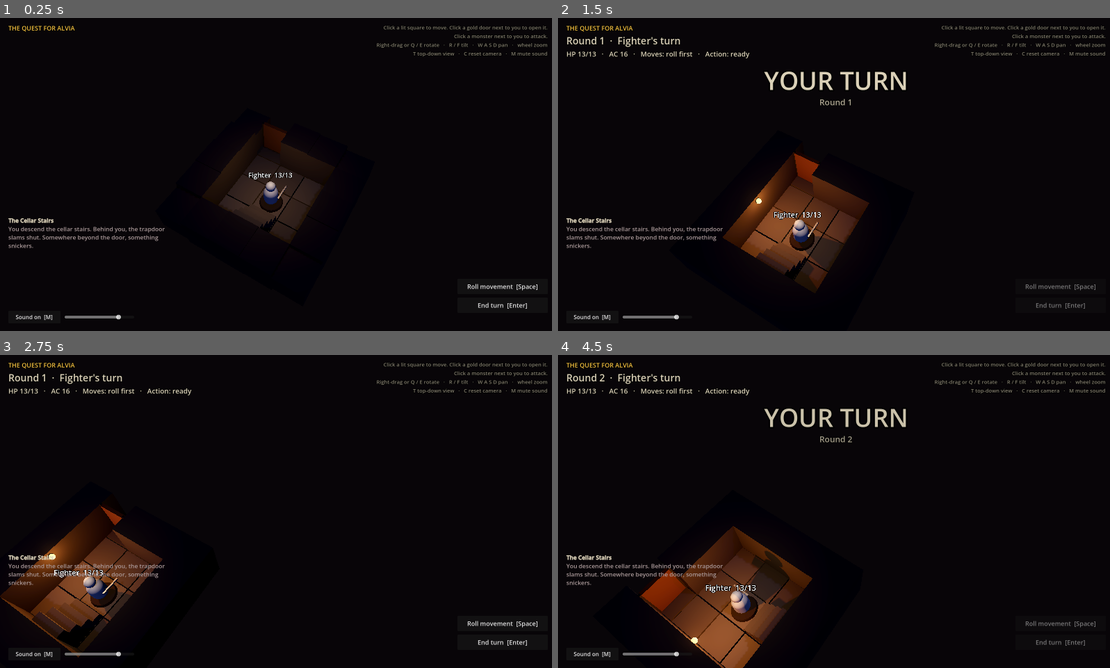
Above: before the commit, frames 1-4 (two rows, left to right).
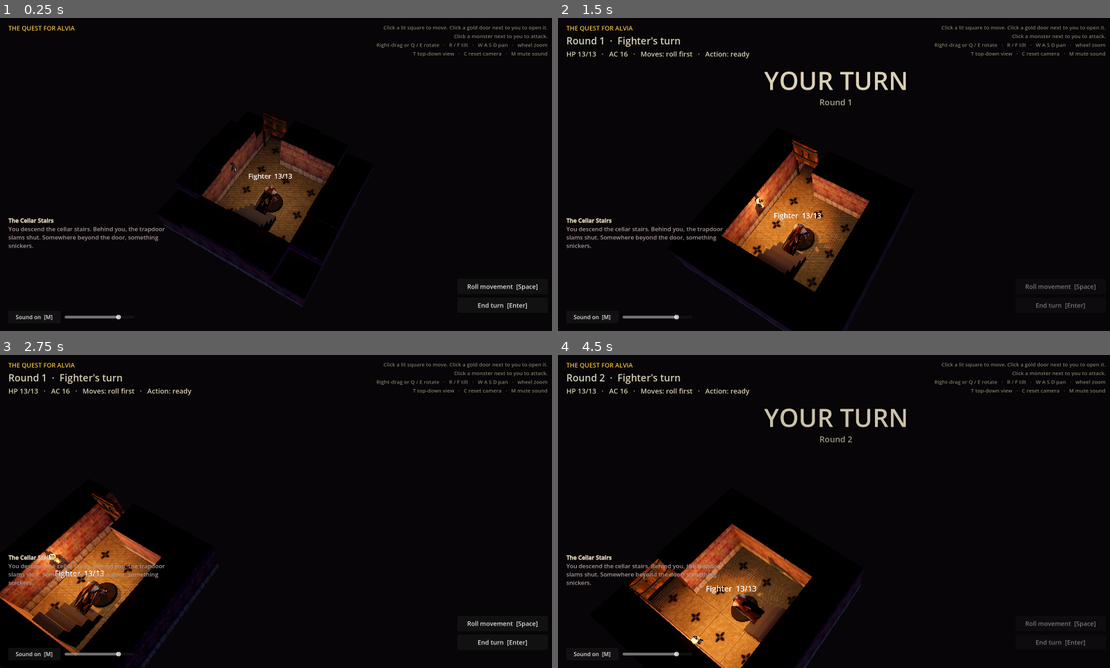
Above: after the commit, the same moments.

Repository: robertdavidsson77-pixel/quest-for-alvia
Game: Godot game, scene res://scenes/main.tscn
Same seed, same stepped clock (60 frames per second), same inputs: the game is played once before the commit and once after it.
Inputs (mouse positions are in pixels of both pictures, inside the frame that each line leads up to):
- Up to frame 1 (0.25 s): no input
- Up to frame 2 (1.5 s): click "End turn [Enter]" at 0.5 s; tap A at 1.25 s; move the mouse to (960, 158) at 1.27 s; hold D from 1.28 s (still down); tap C at 1.35 s; click (960, 158) at 1.42 s
- Up to frame 3 (2.75 s): tap Space at 1.52 s; release D at 2 s; tap A at 2 s; drag from (165, 527) to (248, 574) at 2.02 s
- Up to frame 4 (4.5 s): click "End turn [Enter]" at 2.75 s; tap A at 3.5, 4.25 s; move the mouse to (889, 442) at 3.52 s; hold D 3.53-4.25 s; hold Q 3.53-4.25 s; drag from (806, 574) to (668, 464) at 4.27 s

The runs differ from the first frame. In frame 1, 4.4% of the frame differs, in the area x 29-61%, y 30-93%; in frame 2, 5.5%; in frame 3, 6.1%; in frame 4, 6.8%, in the area x 12-55%, y 53-100%.

Commit message:
Real 3D models: OpenDungeons knight, goblin and dungeon tiles
The Fighter and the goblin now use animated OpenDungeons models (idle,
walk, attack, death); the floor, walls, doors, bookcases and wall lamps
use its Dungeon Keeper-style tiles. Orc, skeleton and necromancer units
are added for the coming level design. Hit flashes, the rise from the
dark and death darkening now use an overlay material that works on any
model. Credits in models/CREDITS.md and on the end screen.

Co-Authored-By: Claude Opus 5.5 (1M context) <noreply@anthropic.com>
Claude-Session: https://claude.ai/code/session_01983t8DFBKr3ytXG8xhdVw4

Diff:
--- a/data/units/fighter.tres
+++ b/data/units/fighter.tres
@@ -15,4 +15,5 @@
 damage_bonus = 3
 speed = 0
 color = Color(0.4, 0.45, 0.55, 1)
-model_height = 1.0
+model_height = 0.95
+model_path = "res://models/creatures/knight.glb"
--- a/data/units/goblin.tres
+++ b/data/units/goblin.tres
@@ -17,3 +17,5 @@
 color = Color(0.35, 0.5, 0.2, 1)
 model_height = 0.75
 voice = "goblin"
+model_path = "res://models/creatures/goblin.glb"
+eye_height = 0.86
--- /dev/null
+++ b/data/units/necromancer.tres
@@ -0,0 +1,21 @@
+[gd_resource type="Resource" script_class="UnitStats" load_steps=2 format=3]
+
+[ext_resource type="Script" path="res://scripts/unit_stats.gd" id="1_stats"]
+
+[resource]
+script = ExtResource("1_stats")
+display_name = "Necromancer"
+is_hero = false
+max_hp = 22
+armor_class = 12
+attack_bonus = 5
+weapon_name = "bone staff"
+damage_dice_count = 1
+damage_die = 8
+damage_bonus = 2
+speed = 6
+color = Color(0.35, 0.3, 0.4, 1)
+model_height = 1.15
+voice = ""
+model_path = "res://models/creatures/lich.glb"
+eye_height = 0.88
--- /dev/null
+++ b/data/units/orc.tres
@@ -0,0 +1,21 @@
+[gd_resource type="Resource" script_class="UnitStats" load_steps=2 format=3]
+
+[ext_resource type="Script" path="res://scripts/unit_stats.gd" id="1_stats"]
+
+[resource]
+script = ExtResource("1_stats")
+display_name = "Orc"
+is_hero = false
+max_hp = 15
+armor_class = 13
+attack_bonus = 5
+weapon_name = "greataxe"
+damage_dice_count = 1
+damage_die = 12
+damage_bonus = 3
+speed = 6
+color = Color(0.3, 0.35, 0.2, 1)
+model_height = 1.05
+voice = "goblin"
+model_path = "res://models/creatures/orc.glb"
+eye_height = 0.85
--- /dev/null
+++ b/data/units/skeleton.tres
@@ -0,0 +1,21 @@
+[gd_resource type="Resource" script_class="UnitStats" load_steps=2 format=3]
+
+[ext_resource type="Script" path="res://scripts/unit_stats.gd" id="1_stats"]
+
+[resource]
+script = ExtResource("1_stats")
+display_name = "Skeleton"
+is_hero = false
+max_hp = 13
+armor_class = 13
+attack_bonus = 4
+weapon_name = "rusted sword"
+damage_dice_count = 1
+damage_die = 6
+damage_bonus = 2
+speed = 6
+color = Color(0.8, 0.78, 0.7, 1)
+model_height = 0.95
+voice = ""
+model_path = "res://models/creatures/skeleton.glb"
+eye_height = 0.9
--- a/scripts/board.gd
+++ b/scripts/board.gd
@@ -13,6 +13,7 @@
 const WALKABLE_CHARS := ".Hg"   # room squares you can stand on (the rest is furniture)
 const REVEAL_STAGGER := 0.07    # seconds of delay per square of distance from the door
 const TORCH_GAP := 0.45         # torches in a new room catch light one after another
+const DUNGEON := "res://models/dungeon/%s.glb"
 
 var width := 0
 var height := 0
@@ -350,13 +351,31 @@
 # --- Building pieces -------------------------------------------------------
 
 func _add_floor(cell: Vector2i) -> void:
-	var shade := randf_range(0.17, 0.24)
-	var tile := _box(Vector3(0.96, 0.1, 0.96), Color(shade, shade * 0.95, shade * 0.9))
-	tile.position = cell_to_world(cell) + Vector3(0, -0.05, 0)
+	var tile := _model("floor", 1.0, true)
+	tile.position = cell_to_world(cell)
+	# Turn each tile a random quarter, so the pattern doesn't repeat.
+	tile.rotation_degrees.y = 90 * randi_range(0, 3)
 	_register(tile, [room_at(cell)])
 
 
-## Placeholder furniture: simple boxes until we have real models.
+## A dungeon model from res://models/dungeon, `width` squares wide, in its own
+## node so it can pop in and sink away around its base.
+func _model(name: String, width: float, top := false) -> Node3D:
+	var holder := Node3D.new()
+	holder.add_child(Models.fitted(DUNGEON % name, width, top))
+	add_child(holder)
+	return holder
+
+
+## Turns furniture at `cell` to face away from the wall behind it.
+func _face_room(node: Node3D, cell: Vector2i) -> void:
+	for d in DIRECTIONS:
+		if _is_wall(cell + d):
+			node.basis = Basis.looking_at(Vector3(-d.x, 0, -d.y))
+			return
+
+
+## Furniture: a real model for bookcases, boxes for the rest (for now).
 func _add_furniture(cell: Vector2i, c: String) -> void:
 	var base := cell_to_world(cell)
 	var room := [room_at(cell)]
@@ -373,8 +392,9 @@
 			band.position = base + Vector3(0, 0.3, 0)
 			_register(band, room)
 		"B":  # bookcase
-			var shelf := _box(Vector3(0.9, 1.4, 0.4), Color(0.22, 0.13, 0.08))
-			shelf.position = base + Vector3(0, 0.7, 0)
+			var shelf := _model("bookshelf", 0.95)
+			shelf.position = base
+			_face_room(shelf, cell)
 			_register(shelf, room)
 		"S":  # stairs, climbing towards the nearest wall
 			var up := Vector2i.DOWN
@@ -396,9 +416,13 @@
 	var rooms := _rooms_around(cell, true)
 	if rooms.is_empty():
 		return  # buried in rock, never seen
-	var wall := _box(Vector3(1.0, WALL_HEIGHT, 1.0), Color(0.13, 0.12, 0.12))
-	wall.position = cell_to_world(cell) + Vector3(0, WALL_HEIGHT / 2.0 - 0.1, 0)
+	var wall := _model("wall", 1.0)
+	wall.position = cell_to_world(cell)
 	_register(wall, rooms)
+	# The wall model is open on top; a dark stone cap closes it.
+	var cap := _box(Vector3(1.0, 0.04, 1.0), Color(0.07, 0.06, 0.06))
+	cap.position = Vector3(0, WALL_HEIGHT + 0.01, 0)
+	cap.reparent(wall, false)
 	if torch:
 		_add_torch(cell)
 
@@ -412,6 +436,11 @@
 	var dir := Vector3(inward.x, 0, inward.y)
 	var pos := cell_to_world(cell) + dir * 0.55 + Vector3(0, 1.1, 0)
 	var rooms := [room_at(cell + inward)]
+
+	var lamp := _model("lamp", 0.25)
+	lamp.position = cell_to_world(cell) + dir * 0.55 + Vector3(0, 0.75, 0)
+	lamp.basis = Basis.looking_at(dir)
+	_register(lamp, rooms)
 
 	var flame_mat := StandardMaterial3D.new()
 	flame_mat.albedo_color = Color(1, 0.6, 0.2)
@@ -446,14 +475,15 @@
 	_add_floor_under_door(cell, rooms)
 	# The door runs along the wall line: walls to its left and right, or above and below.
 	var along_x := _is_wall(cell + Vector2i.LEFT) or _is_wall(cell + Vector2i.RIGHT)
-	var size := Vector3(0.9, WALL_HEIGHT - 0.1, 0.12) if along_x else Vector3(0.12, WALL_HEIGHT - 0.1, 0.9)
-	var color := Color(0.25, 0.15, 0.08) if not locked else Color(0.18, 0.1, 0.06)
-	var panel := _box(size, color)
-	panel.position = cell_to_world(cell) + Vector3(0, (WALL_HEIGHT - 0.1) / 2.0, 0)
+	var panel := _model("door", 0.9)
+	panel.position = cell_to_world(cell)
+	if not along_x:
+		panel.rotation_degrees.y = 90
 	_register(panel, rooms)
 	if locked:
-		var bar := _box(Vector3(size.x + 0.04, 0.12, size.z + 0.04), Color(0.4, 0.4, 0.42))
-		bar.position = Vector3(0, 0.1, 0)
+		# An iron bar across the door.
+		var bar := _box(Vector3(1.0, 0.1, 0.3), Color(0.4, 0.4, 0.42))
+		bar.position = Vector3(0, 0.6, 0)
 		bar.reparent(panel, false)
 	# Frame posts so the doorway reads as part of the wall.
 	for side in [-1, 1]:
@@ -465,8 +495,8 @@
 
 
 func _add_floor_under_door(cell: Vector2i, rooms: Array) -> void:
-	var tile := _box(Vector3(0.96, 0.1, 0.96), Color(0.16, 0.15, 0.14))
-	tile.position = cell_to_world(cell) + Vector3(0, -0.05, 0)
+	var tile := _model("floor", 1.0, true)
+	tile.position = cell_to_world(cell)
 	_register(tile, rooms)
 
 
--- a/scripts/figure.gd
+++ b/scripts/figure.gd
@@ -1,5 +1,6 @@
 ## A hero or monster standing on the board, like a painted miniature.
-## The look is built from simple shapes until we have real models.
+## Uses the unit's 3D model and its animations when it has one, otherwise
+## simple placeholder shapes.
 class_name Figure
 extends Node3D
 
@@ -15,7 +16,9 @@
 
 var _body: Node3D
 var _label: Label3D
-var _body_material: StandardMaterial3D
+## Laid over every part of the figure: flashes red when hit, black in the dark.
+var _shade: StandardMaterial3D
+var _anim: AnimationPlayer
 var _eyes: Array[MeshInstance3D] = []
 var _eye_material: StandardMaterial3D
 
@@ -35,6 +38,9 @@
 
 
 func move_along(path: Array[Vector2i]) -> void:
+	if _anim:
+		await _walk_along(path)
+		return
 	for step in path:
 		var target := board.cell_to_world(step)
 		face(target)
@@ -52,6 +58,20 @@
 		await get_tree().create_timer(STEP_PAUSE).timeout
 
 
+## A model with animations walks the path at a steady pace.
+func _walk_along(path: Array[Vector2i]) -> void:
+	_anim.play("Walk", 0.2)
+	for step in path:
+		var target := board.cell_to_world(step)
+		face(target)
+		var tween := create_tween()
+		tween.tween_property(self, "position", target, STEP_TIME * 1.4)
+		await tween.finished
+		Sound.play("step")
+		cell = step
+	_anim.play("Idle", 0.3)
+
+
 func face(target: Vector3) -> void:
 	var flat := Vector3(target.x, position.y, target.z)
 	if position.distance_to(flat) > 0.01:
@@ -62,6 +82,13 @@
 ## call recover() afterwards to step back.
 func lunge(target: Figure) -> void:
 	face(target.position)
+	if _anim:
+		_anim.play("Attack1", 0.1)
+		_anim.queue("Idle")
+		var step := create_tween()
+		step.tween_property(_body, "position", Vector3(0, 0, -0.2), stats.hit_time).set_trans(Tween.TRANS_QUAD).set_ease(Tween.EASE_IN)
+		await step.finished
+		return
 	var tween := create_tween()
 	# Rear back and raise the weapon...
 	tween.tween_property(_body, "position", Vector3(0, 0, 0.18), 0.3).set_trans(Tween.TRANS_SINE).set_ease(Tween.EASE_OUT)
@@ -106,8 +133,8 @@
 	Effects.blood_burst(get_parent(), position + Vector3(0, stats.model_height * 0.6, 0), away, 40 if crit else 24)
 
 	var tween := create_tween()
-	tween.tween_property(_body_material, "emission_energy_multiplier", 4.0, 0.04)
-	tween.tween_property(_body_material, "emission_energy_multiplier", 0.0, 0.5)
+	tween.tween_property(_shade, "albedo_color", Color(1, 0.1, 0.05, 0.7), 0.04)
+	tween.tween_property(_shade, "albedo_color", Color(1, 0.1, 0.05, 0.0), 0.5)
 	var knock := create_tween()
 	knock.tween_property(_body, "global_position", _body.global_position + away * (0.35 if crit else 0.2), 0.08).set_trans(Tween.TRANS_QUAD).set_ease(Tween.EASE_OUT)
 	knock.parallel().tween_property(_body, "rotation_degrees:z", randf_range(-12.0, 12.0), 0.08)
@@ -145,8 +172,8 @@
 ## (The eyes stay lit, faintly.)
 func emerge(on_roar: Callable) -> void:
 	var hidden: Array[Node3D] = []
-	for child in get_children() + _body.get_children():
-		if child is MeshInstance3D and not _eyes.has(child) and child.visible:
+	for child in find_children("*", "MeshInstance3D", true, false):
+		if not _eyes.has(child) and child.visible:
 			child.visible = false
 			hidden.append(child)
 	_label.visible = false
@@ -163,10 +190,10 @@
 	for node in hidden:
 		node.visible = true
 	_body.scale = Vector3(1, 0.05, 1)
-	_body_material.albedo_color = Color.BLACK
+	_shade.albedo_color = Color.BLACK
 	var tween := create_tween()
 	tween.tween_property(_body, "scale", Vector3.ONE, 0.7).set_trans(Tween.TRANS_BACK).set_ease(Tween.EASE_OUT)
-	tween.parallel().tween_property(_body_material, "albedo_color", stats.color, 1.0)
+	tween.parallel().tween_property(_shade, "albedo_color", Color(0, 0, 0, 0), 1.0)
 	if _eye_material:
 		tween.parallel().tween_property(_eye_material, "emission_energy_multiplier", 3.0, 1.0)
 	await tween.finished
@@ -179,14 +206,20 @@
 	if _eye_material:
 		create_tween().tween_property(_eye_material, "emission_energy_multiplier", 0.0, 1.0)
 	await get_tree().create_timer(0.25).timeout
-	var tween := create_tween()
-	# Sag to the knees, then topple.
-	tween.tween_property(_body, "scale", Vector3(1.05, 0.85, 1.05), 0.3)
-	tween.tween_property(_body, "rotation_degrees:x", -90.0, 0.6).set_trans(Tween.TRANS_BOUNCE).set_ease(Tween.EASE_OUT)
-	tween.parallel().tween_property(_body, "position:y", 0.12, 0.6)
-	tween.parallel().tween_property(_body_material, "albedo_color", stats.color.darkened(0.6), 1.5)
-	tween.tween_callback(func(): Sound.play("step", 0.0))
-	await tween.finished
+	if _anim:
+		_anim.play("Die", 0.1)
+		create_tween().tween_property(_shade, "albedo_color", Color(0, 0, 0, 0.5), 1.5)
+		await _anim.animation_finished
+		Sound.play("step", 0.0)
+	else:
+		var tween := create_tween()
+		# Sag to the knees, then topple.
+		tween.tween_property(_body, "scale", Vector3(1.05, 0.85, 1.05), 0.3)
+		tween.tween_property(_body, "rotation_degrees:x", -90.0, 0.6).set_trans(Tween.TRANS_BOUNCE).set_ease(Tween.EASE_OUT)
+		tween.parallel().tween_property(_body, "position:y", 0.12, 0.6)
+		tween.parallel().tween_property(_shade, "albedo_color", Color(0, 0, 0, 0.6), 1.5)
+		tween.tween_callback(func(): Sound.play("step", 0.0))
+		await tween.finished
 	Effects.blood_pool(get_parent(), position)
 	Effects.dust_puff(get_parent(), position, 12, 0.4)
 	await get_tree().create_timer(0.6).timeout
@@ -212,32 +245,11 @@
 
 	_body = Node3D.new()
 	add_child(_body)
-
-	_body_material = StandardMaterial3D.new()
-	_body_material.albedo_color = stats.color
-	_body_material.roughness = 0.7
-	_body_material.emission_enabled = true
-	_body_material.emission = Color(1, 0.2, 0.1)
-	_body_material.emission_energy_multiplier = 0.0
-
 	var h := stats.model_height
-	var torso_mesh := CapsuleMesh.new()
-	torso_mesh.radius = 0.2 * h + 0.04
-	torso_mesh.height = 0.75 * h
-	var torso := MeshInstance3D.new()
-	torso.mesh = torso_mesh
-	torso.material_override = _body_material
-	torso.position.y = 0.08 + torso_mesh.height / 2.0
-	_body.add_child(torso)
-
-	var head_mesh := SphereMesh.new()
-	head_mesh.radius = 0.14 * h + 0.02
-	head_mesh.height = head_mesh.radius * 2.0
-	var head := MeshInstance3D.new()
-	head.mesh = head_mesh
-	head.material_override = _body_material
-	head.position.y = 0.08 + torso_mesh.height + head_mesh.radius * 0.8
-	_body.add_child(head)
+	if stats.model_path.is_empty():
+		_build_shapes(h)
+	else:
+		_build_real_model(h)
 
 	if not stats.is_hero:
 		_eye_material = StandardMaterial3D.new()
@@ -246,16 +258,74 @@
 		_eye_material.emission = Color(1, 0.08, 0.02)
 		_eye_material.emission_energy_multiplier = 0.0
 		var eye_mesh := SphereMesh.new()
-		eye_mesh.radius = 0.03 * h + 0.012
+		eye_mesh.radius = 0.012 * h + 0.008
 		eye_mesh.height = eye_mesh.radius * 2.0
 		for side in [-1, 1]:
 			var eye := MeshInstance3D.new()
 			eye.mesh = eye_mesh
 			eye.material_override = _eye_material
-			eye.position = head.position + Vector3(side * head_mesh.radius * 0.4, head_mesh.radius * 0.15, -head_mesh.radius * 0.9)
+			eye.position = Vector3(side * 0.035 * h, stats.eye_height * h, -0.12 * h)
 			eye.visible = false
 			_body.add_child(eye)
 			_eyes.append(eye)
+
+	_shade = StandardMaterial3D.new()
+	_shade.shading_mode = BaseMaterial3D.SHADING_MODE_UNSHADED
+	_shade.transparency = BaseMaterial3D.TRANSPARENCY_ALPHA
+	_shade.albedo_color = Color(0, 0, 0, 0)
+	for mesh in _body.find_children("*", "MeshInstance3D", true, false):
+		if not _eyes.has(mesh):
+			(mesh as MeshInstance3D).material_overlay = _shade
+
+	_label = Label3D.new()
+	_label.font_size = 40
+	_label.outline_size = 10
+	_label.billboard = BaseMaterial3D.BILLBOARD_ENABLED
+	_label.no_depth_test = true
+	_label.position.y = h + 0.6
+	add_child(_label)
+
+
+## The unit's model, scaled to `h` squares tall, idling.
+func _build_real_model(h: float) -> void:
+	var model: Node3D = load(stats.model_path).instantiate()
+	# Animated models stand on their origin; the rest pose tells us their height.
+	model.scale = Vector3.ONE * h / Models.bounds(model).size.y
+	_body.add_child(model)
+	var players := model.find_children("*", "AnimationPlayer", true, false)
+	if players.is_empty():
+		return
+	_anim = players[0]
+	for loop in ["Idle", "Walk"]:
+		if _anim.has_animation(loop):
+			_anim.get_animation(loop).loop_mode = Animation.LOOP_LINEAR
+	_anim.play("Idle")
+	# Start each figure at a different point, so they don't breathe in step.
+	_anim.seek(randf() * _anim.current_animation_length)
+
+
+func _build_shapes(h: float) -> void:
+	var body_material := StandardMaterial3D.new()
+	body_material.albedo_color = stats.color
+	body_material.roughness = 0.7
+
+	var torso_mesh := CapsuleMesh.new()
+	torso_mesh.radius = 0.2 * h + 0.04
+	torso_mesh.height = 0.75 * h
+	var torso := MeshInstance3D.new()
+	torso.mesh = torso_mesh
+	torso.material_override = body_material
+	torso.position.y = 0.08 + torso_mesh.height / 2.0
+	_body.add_child(torso)
+
+	var head_mesh := SphereMesh.new()
+	head_mesh.radius = 0.14 * h + 0.02
+	head_mesh.height = head_mesh.radius * 2.0
+	var head := MeshInstance3D.new()
+	head.mesh = head_mesh
+	head.material_override = body_material
+	head.position.y = 0.08 + torso_mesh.height + head_mesh.radius * 0.8
+	_body.add_child(head)
 
 	# The weapon points forward (-Z), so you can see which way a figure faces.
 	var blade_mat := StandardMaterial3D.new()
@@ -269,11 +339,3 @@
 	blade.material_override = blade_mat
 	blade.position = Vector3(0.22 * h + 0.06, 0.08 + torso_mesh.height * 0.55, -0.25 * h)
 	_body.add_child(blade)
-
-	_label = Label3D.new()
-	_label.font_size = 40
-	_label.outline_size = 10
-	_label.billboard = BaseMaterial3D.BILLBOARD_ENABLED
-	_label.no_depth_test = true
-	_label.position.y = h + 0.6
-	add_child(_label)
--- a/scripts/hud.gd
+++ b/scripts/hud.gd
@@ -252,6 +252,9 @@
 	var credits := _make_label("Music: \"Dark Quest\" by Alexandr Zhelanov (CC-BY 4.0)  ·  \"Dark Descent\" by Matthew Pablo (CC-BY 3.0)", 14, Color(BONE, 0.6))
 	credits.horizontal_alignment = HORIZONTAL_ALIGNMENT_CENTER
 	box.add_child(credits)
+	var model_credits := _make_label("3D models from OpenDungeons by surt, xGhostx7, Skorpio, Danimal, Nobiax and the Summoning Wars team (CC0 / CC-BY-SA 3.0)", 14, Color(BONE, 0.6))
+	model_credits.horizontal_alignment = HORIZONTAL_ALIGNMENT_CENTER
+	box.add_child(model_credits)
 
 
 ## Anchors `control` to a corner or edge of the screen, then offsets it by `rect`.
--- /dev/null
+++ b/scripts/models.gd
@@ -0,0 +1,35 @@
+## Loading the 3D models in res://models (see models/CREDITS.md).
+## The OpenDungeons models come in many sizes, so they are measured and scaled
+## to fit the board.
+class_name Models
+extends RefCounted
+
+
+## A model scaled so its widest side is `width`, standing on the floor and
+## centred on its parent's origin. With `top` the model's top sits at the
+## origin instead (for floor tiles).
+static func fitted(path: String, width: float, top := false) -> Node3D:
+	var model: Node3D = load(path).instantiate()
+	var box := bounds(model)
+	var s := width / maxf(box.size.x, box.size.z)
+	model.scale = Vector3.ONE * s
+	var c := box.get_center()
+	model.position = -Vector3(c.x, box.end.y if top else box.position.y, c.z) * s
+	return model
+
+
+## The box around all meshes in `node`, in its own space (rest pose).
+static func bounds(node: Node, xf := Transform3D.IDENTITY) -> AABB:
+	var out := AABB()
+	var first := true
+	for child in node.get_children():
+		var child_xf := xf
+		if child is Node3D:
+			child_xf = xf * child.transform
+		var box := bounds(child, child_xf)
+		if child is MeshInstance3D:
+			box = child_xf * (child as MeshInstance3D).get_aabb()
+		if box.size != Vector3.ZERO:
+			out = box if first else out.merge(box)
+			first = false
+	return out
--- a/scripts/unit_stats.gd
+++ b/scripts/unit_stats.gd
@@ -15,7 +15,15 @@
 ## Squares moved per turn. 0 means the unit rolls 2d6 instead (heroes).
 @export var speed: int = 0
 @export var color: Color = Color.WHITE
+## Height of the figure in squares.
 @export var model_height: float = 1.0
+## The 3D model, a .glb with Idle, Walk, Attack1 and Die animations.
+## Empty means simple placeholder shapes.
+@export_file("*.glb") var model_path: String = ""
+## Seconds into the attack animation when the blow lands.
+@export var hit_time: float = 0.45
+## Where the red eyes glow in the dark, as a share of the figure's height.
+@export var eye_height: float = 0.88
 ## Sound name for this unit's grunts (see scripts/sound.gd). Empty means silent.
 ## "<voice>_wake" plays when it first sees the hero.
 @export var voice: String = ""
Binary file added: models/creatures/goblin.glb
Not shown, added: models/creatures/goblin.glb.import
Binary file added: models/creatures/goblin_Goblin.png
Not shown, added: models/creatures/goblin_Goblin.png.import
Binary file added: models/creatures/goblin_GoblinKnife.png
Not shown, added: models/creatures/goblin_GoblinKnife.png.import
Binary file added: models/creatures/goblin_GoblinKnifeNormal.png
Not shown, added: models/creatures/goblin_GoblinKnifeNormal.png.import
Binary file added: models/creatures/goblin_GoblinNormal.png
Not shown, added: models/creatures/goblin_GoblinNormal.png.import
Binary file added: models/creatures/knight.glb
Not shown, added: models/creatures/knight.glb.import
(and 50 more such lines)
